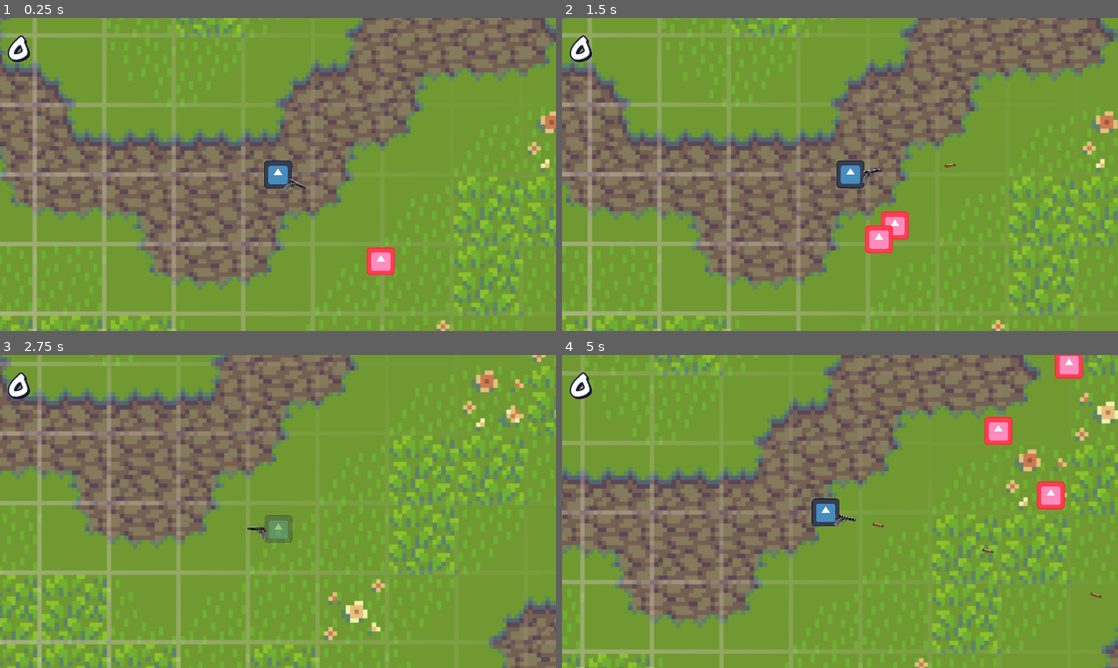
Above: before the commit, frames 1-4 (two rows, left to right).
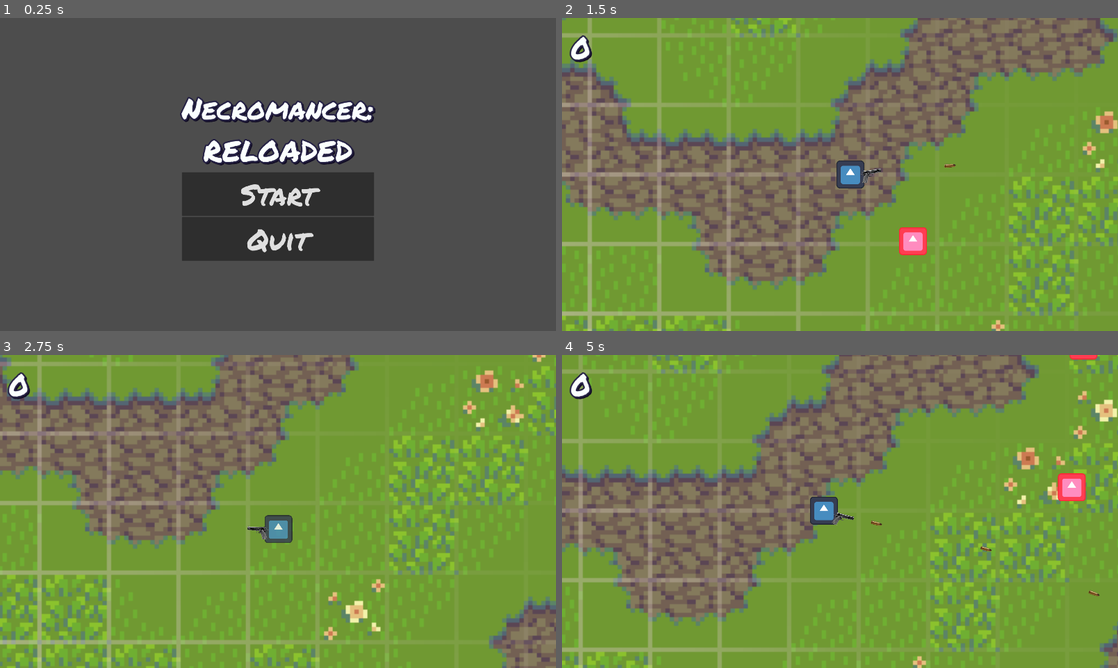
Above: after the commit, the same moments.

Repository: LaneMcMartin/NecromancerReloaded
Game: Godot game, scene res://Scenes/main_menu.tscn
Same seed, same stepped clock (60 frames per second), same inputs: the game is played once before the commit and once after it. Before the commit the project starts from res://Scenes/world.tscn. The engine's default icon, where the game draws it, is replaced by a stand-in: a white triangle on a blue panel in a dark square. Sound files missing from this copy of the repository are replaced by a short silence.
Inputs (mouse positions are in pixels of both pictures, inside the frame that each line leads up to):
- Up to frame 1 (0.25 s): no input
- Up to frame 2 (1.5 s): click (840, 193) at 0.5 s, where only the run after the commit has a clickable "Start"; move the mouse to (962, 158) at 1.27 s; press the mouse at (962, 158) at 1.28 s; hold D (Right) from 1.28 s (still down)
- Up to frame 3 (2.75 s): move the mouse to (166, 527) at 2.02 s; release D (Right) at 2.03 s; release the mouse at (166, 527) at 2.03 s; hold S (Down) from 2.03 s (still down); tap Space (Space) at 2.1 s
- Up to frame 4 (5 s): move the mouse to (895, 442) at 2.77 s; release S (Down) at 2.78 s; press the mouse at (895, 442) at 2.78 s; hold D (Right) 2.78-3.53 s; move the mouse to (812, 574) at 3.52 s; release the mouse at (812, 574) at 3.53 s; hold W (Up) 3.53-4.28 s; tap Space (Space) at 3.6 s; move the mouse to (1006, 558) at 4.27 s; press the mouse at (1006, 558) at 4.28 s; hold A (Left) from 4.28 s (still down)

The runs differ from the first frame. In frame 1, 97% of the frame differs, in the area x 0-100%, y 0-100%; in frame 2, 1.2%; in frame 3, 0.4%; in frame 4, 16%.

Commit message:
Title screen

Diff:
--- a/Scenes/gui.tscn
+++ b/Scenes/gui.tscn
@@ -13,14 +13,12 @@
 theme = ExtResource("1_id1n2")
 
 [node name="MarginContainer" type="MarginContainer" parent="."]
-layout_mode = 1
 offset_left = 30.0
 offset_top = 30.0
 offset_right = 351.0
 offset_bottom = 176.0
 
 [node name="Score" type="Label" parent="MarginContainer"]
-layout_mode = 2
 offset_right = 321.0
 offset_bottom = 146.0
 grow_horizontal = 2
--- /dev/null
+++ b/Scenes/main_menu.gd
@@ -0,0 +1,17 @@
+extends Control
+
+
+# Called when the node enters the scene tree for the first time.
+func _ready():
+	get_node("VBoxContainer/StartButton").button_down.connect(_on_start_button_down)
+	get_node("VBoxContainer/QuitButton").button_down.connect(_on_quit_button_down)
+
+# Called every frame. 'delta' is the elapsed time since the previous frame.
+func _process(delta):
+	pass
+
+func _on_start_button_down():
+	get_tree().change_scene_to_file("res://Scenes/world.tscn")
+
+func _on_quit_button_down():
+	pass
--- /dev/null
+++ b/Scenes/main_menu.tscn
@@ -0,0 +1,50 @@
+[gd_scene load_steps=3 format=3 uid="uid://cwi0q5s8f1o5b"]
+
+[ext_resource type="Script" path="res://Scenes/main_menu.gd" id="1_tfpmm"]
+[ext_resource type="Theme" uid="uid://c6vaftimn1uxo" path="res://Assets/default_theme.tres" id="2_14gny"]
+
+[node name="MainMenu" type="Control"]
+layout_mode = 3
+anchors_preset = 15
+anchor_right = 1.0
+anchor_bottom = 1.0
+grow_horizontal = 2
+grow_vertical = 2
+script = ExtResource("1_tfpmm")
+
+[node name="VBoxContainer" type="VBoxContainer" parent="."]
+layout_mode = 1
+anchors_preset = 8
+anchor_left = 0.5
+anchor_top = 0.5
+anchor_right = 0.5
+anchor_bottom = 0.5
+offset_left = -331.5
+offset_top = -301.0
+offset_right = 331.5
+offset_bottom = 301.0
+grow_horizontal = 2
+grow_vertical = 2
+theme = ExtResource("2_14gny")
+
+[node name="Title" type="Label" parent="VBoxContainer"]
+layout_mode = 2
+offset_right = 663.0
+offset_bottom = 292.0
+text = "Necromancer:
+RELOADED"
+horizontal_alignment = 1
+
+[node name="StartButton" type="Button" parent="VBoxContainer"]
+layout_mode = 2
+offset_top = 296.0
+offset_right = 663.0
+offset_bottom = 447.0
+text = "Start"
+
+[node name="QuitButton" type="Button" parent="VBoxContainer"]
+layout_mode = 2
+offset_top = 451.0
+offset_right = 663.0
+offset_bottom = 602.0
+text = "Quit"
--- a/project.godot
+++ b/project.godot
@@ -11,7 +11,7 @@
 [application]
 
 config/name="NecromancerReloaded"
-run/main_scene="res://Scenes/world.tscn"
+run/main_scene="res://Scenes/main_menu.tscn"
 config/features=PackedStringArray("4.0", "Forward Plus")
 config/icon="res://Assets/icon.svg"
 
Not shown: 2 places in Scenes/bullet.tscn that only renumber resources
Not shown: 2 places in Scenes/enemy.tscn that only renumber resources
